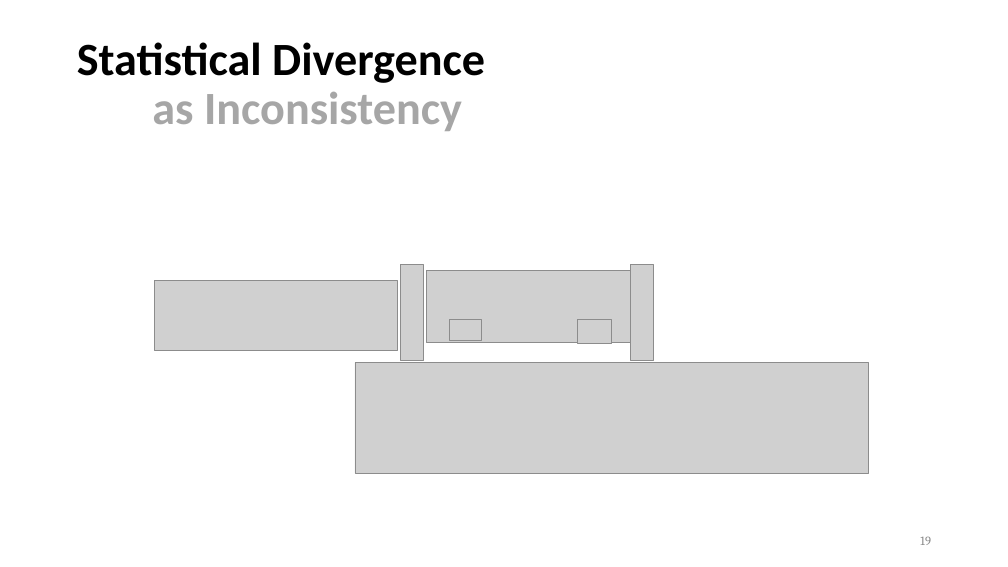
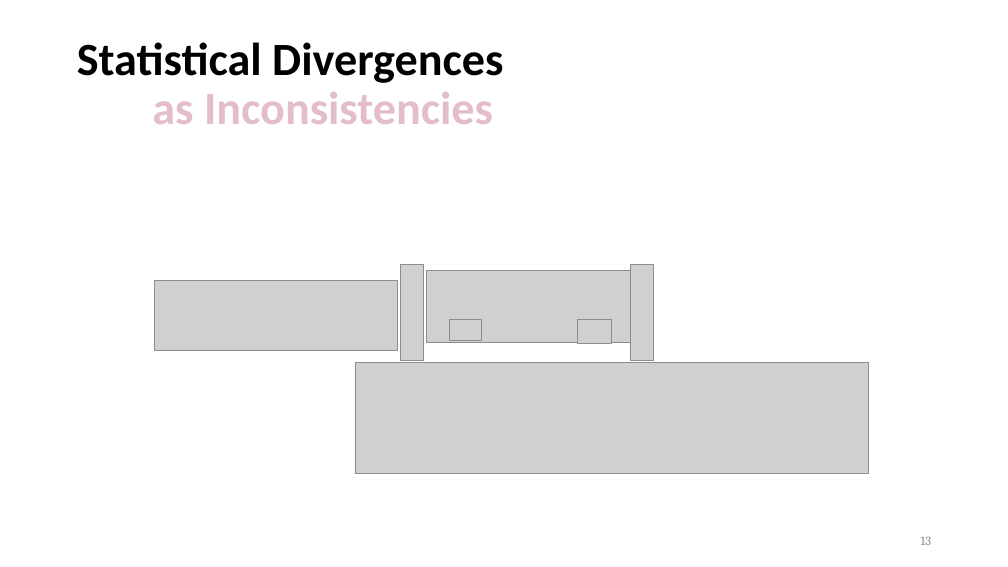
Before and after one commit to orichardson/pdg-expts, a slide deck: slide 13 of present/AISTATS-2022/one-true-loss.pptx (slide 19 before the commit). Drawn at 1008x567 pixels with LibreOffice and Linux fonts; fonts in the diff are those of the drawing; grey boxes stand for pictures. Boxes give left, top, right and bottom in pixels: in the first picture for what was removed or moved away, otherwise in the second. Text is boxed around its words. In the diff, an @@ line names an element or a change of style, - is before the commit and + after.

```diff
--- a/present/AISTATS-2022/one-true-loss.pptx
+++ b/present/AISTATS-2022/one-true-loss.pptx
@@ title at (x1=77, y1=42, x2=503, y2=124): text changed @@
-Statistical Divergence
-as Inconsistency
+Statistical Divergences
+as Inconsistencies
@@ page number at (x1=921, y1=536, x2=931, y2=545): text changed @@
-19
+13
```
Also in this commit, not shown: 10 other slides changed, 1 slide added, 9 slides removed, 2 other files.
